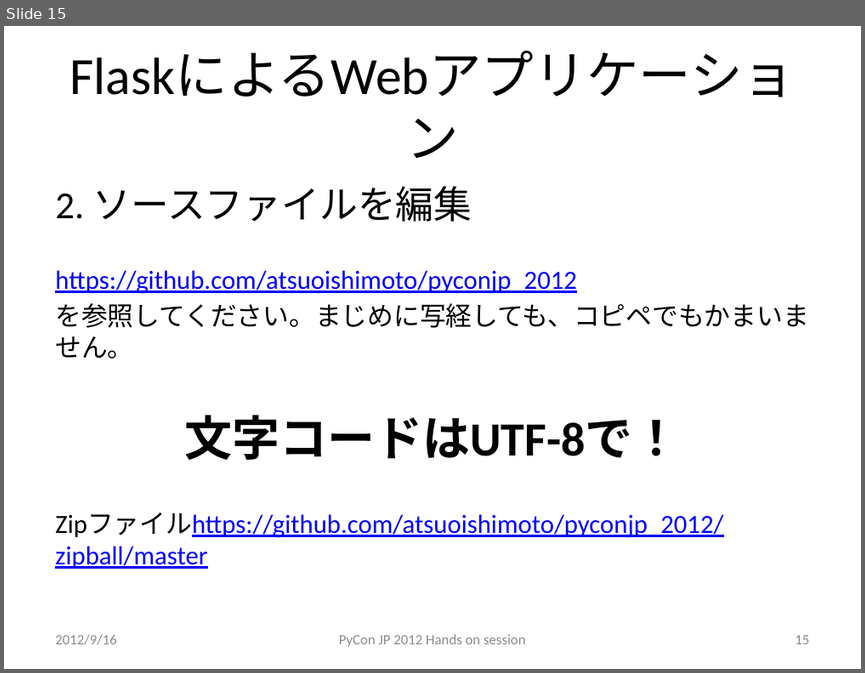
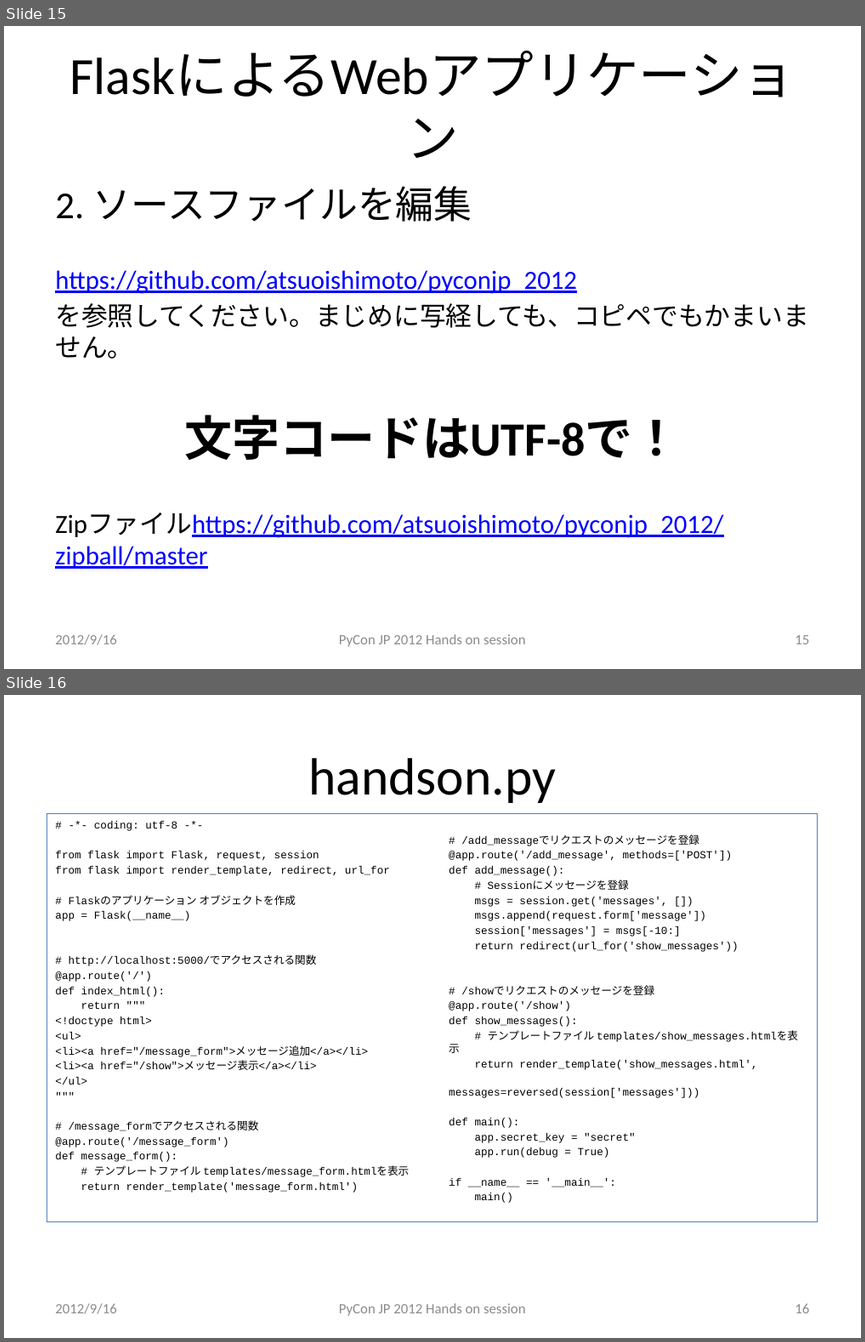
Before and after one commit to atsuoishimoto/pyconjp_2012, a slide deck: PyConJP_2012.pptx. Shown one above the other, each under a label of ours: slide 15 before the commit, slides 15 and 16 after it. The pictures are 865x673 and 865x1342 pixels, drawn with LibreOffice and Linux fonts; fonts in the diff are those of the drawing. Boxes give left, top, right and bottom in pixels: in the first picture for what was removed or moved away, otherwise in the second. Text is boxed around its words. In the diff, an @@ line names an element or a change of style, - is before the commit and + after.

```diff
--- a/PyConJP_2012.pptx
+++ b/PyConJP_2012.pptx
@@ slide 16 added at bbox=[4, 695, 861, 1338], background #FFFFFF @@
@@ title added at bbox=[308, 758, 556, 803], 44 pt, text #000000 @@
+handson.py
@@ text added at bbox=[46, 814, 817, 1222], outline #4F81BD 0.75 pt, 9 pt, text #000000 @@
+# -*- coding: utf-8 -*-
+from flask import Flask, request, session
+from flask import render_template, redirect, url_for
+# Flaskのアプリケーション オブジェクトを作成
+app = Flask(__name__)
+# http://localhost:5000/でアクセスされる関数
+@app.route('/')
+def index_html():
+return """
+<!doctype html>
+<ul>
+<li><a href="/message_form">メッセージ追加</a></li>
+<li><a href="/show">メッセージ表示</a></li>
+</ul>
+"""
+# /message_formでアクセスされる関数
+@app.route('/message_form')
+def message_form():
+# テンプレートファイル templates/message_form.htmlを表示
+return render_template('message_form.html')
+# /add_messageでリクエストのメッセージを登録
+@app.route('/add_message', methods=['POST'])
+def add_message():
+# Sessionにメッセージを登録
+msgs = session.get('messages', [])
+msgs.append(request.form['message'])
+session['messages'] = msgs[-10:]
+return redirect(url_for('show_messages'))
+# /showでリクエストのメッセージを登録
+@app.route('/show')
+def show_messages():
+# テンプレートファイル templates/show_messages.htmlを表示
+return render_template('show_messages.html',
+messages=reversed(session['messages']))
+def main():
+app.secret_key = "secret"
+app.run(debug = True)
+if __name__ == '__main__':
+main()
@@ text added at bbox=[55, 1303, 116, 1314], 12 pt, text #8C8C8C @@
+2012/9/16
@@ text added at bbox=[339, 1303, 526, 1315], 12 pt, text #8C8C8C @@
+PyCon JP 2012 Hands on session
@@ page number added at bbox=[794, 1304, 809, 1313], 12 pt, text #8C8C8C @@
+16
```
Also in this commit, not shown: 2 slides changed, 5 other slides added, 2 other files.
